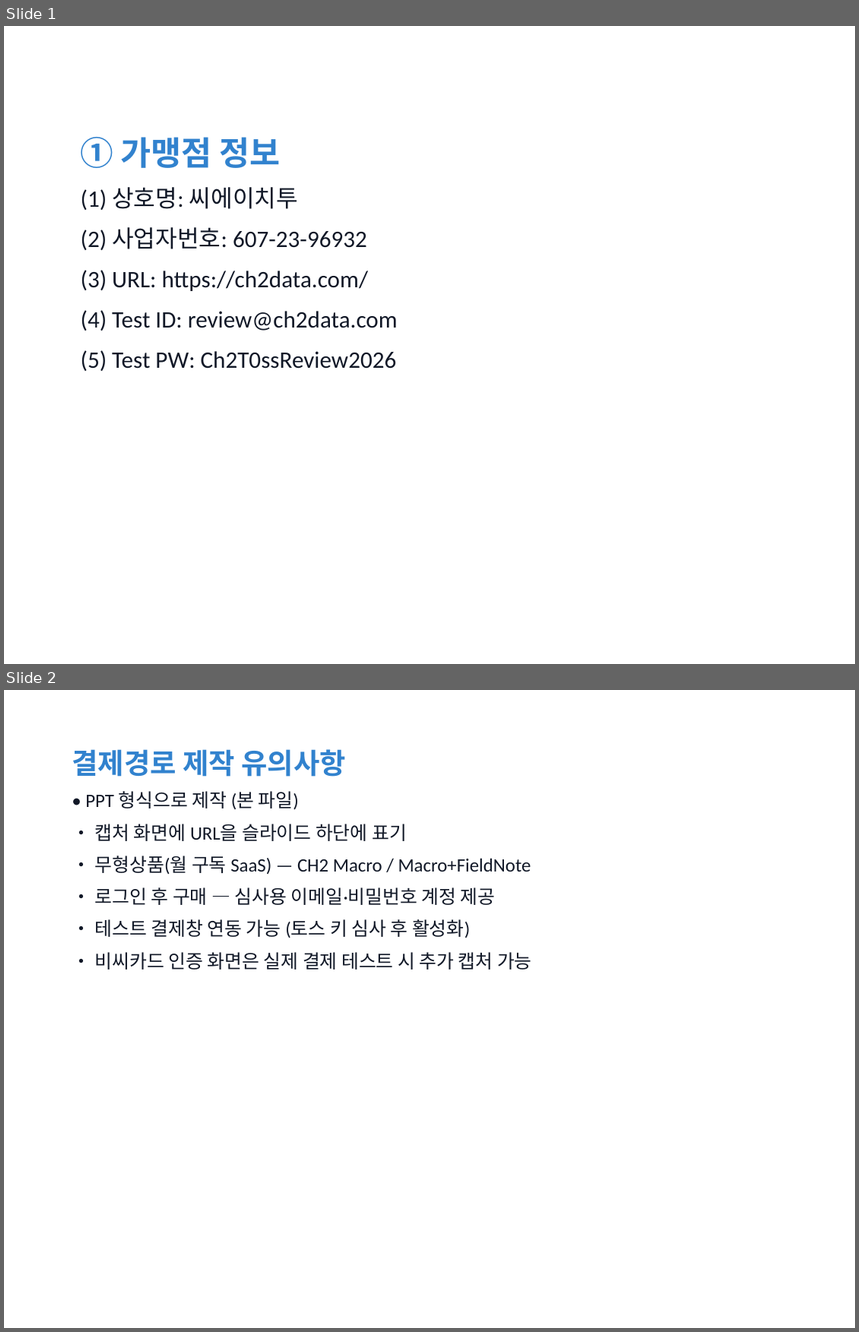
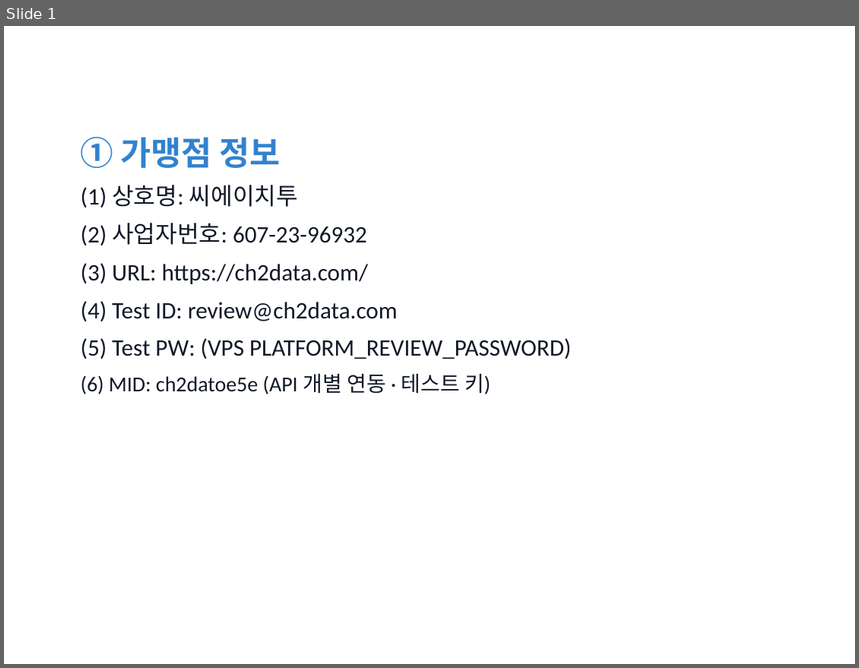
Before and after one commit to takyoungj-sketch/ch2_Macro, a slide deck: deploy/hub/toss-review/CH2DATA_결제경로.pptx. Shown one above the other, each under a label of ours: slides 1 and 2 before the commit, slide 1 after it. The pictures are 859x1332 and 859x668 pixels, drawn with LibreOffice and Linux fonts; fonts in the diff are those of the drawing. Boxes give left, top, right and bottom in pixels: in the first picture for what was removed or moved away, otherwise in the second. Text is boxed around its words. In the diff, an @@ line names an element or a change of style, - is before the commit and + after.

```diff
--- a/deploy/hub/toss-review/CH2DATA_결제경로.pptx
+++ b/deploy/hub/toss-review/CH2DATA_결제경로.pptx
@@ slide 2 removed at [4, 690, 855, 1328], background #FFFFFF @@
@@ text removed at [72, 749, 532, 970] @@
-결제경로 제작 유의사항
-• PPT 형식으로 제작 (본 파일)
-• 캡처 화면에 URL을 슬라이드 하단에 표기
-• 무형상품(월 구독 SaaS) — CH2 Macro / Macro+FieldNote
-• 로그인 후 구매 — 심사용 이메일·비밀번호 계정 제공
-• 테스트 결제창 연동 가능 (토스 키 심사 후 활성화)
-• 비씨카드 인증 화면은 실제 결제 테스트 시 추가 캡처 가능
@@ slide 1 changed as well @@
@@ text at [81, 185, 398, 322]: less space between paragraphs @@
@@ text at [81, 338, 571, 395]: text changed @@
-(5) Test PW: Ch2T0ssReview2026
+(5) Test PW: (VPS PLATFORM_REVIEW_PASSWORD)
+(6) MID: ch2datoe5e (API 개별 연동 · 테스트 키)
```
Also in this commit, not shown: 3 other slides changed, 5 slides added, 3 other slides removed, 5 other files.
